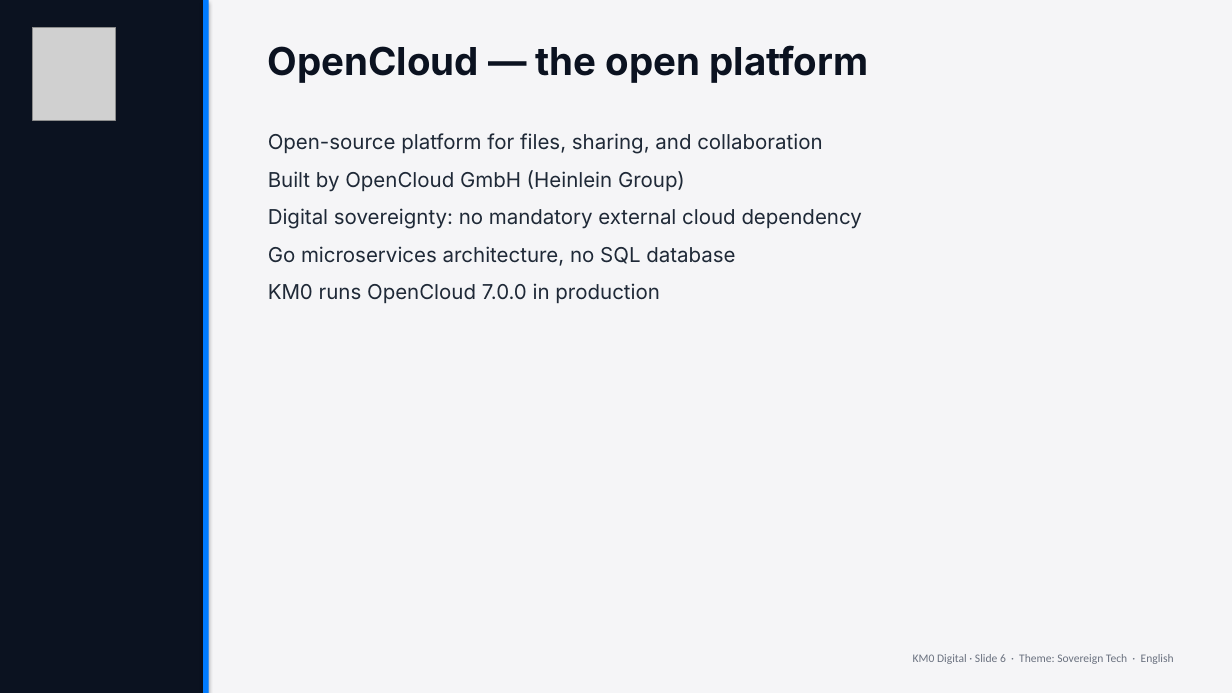
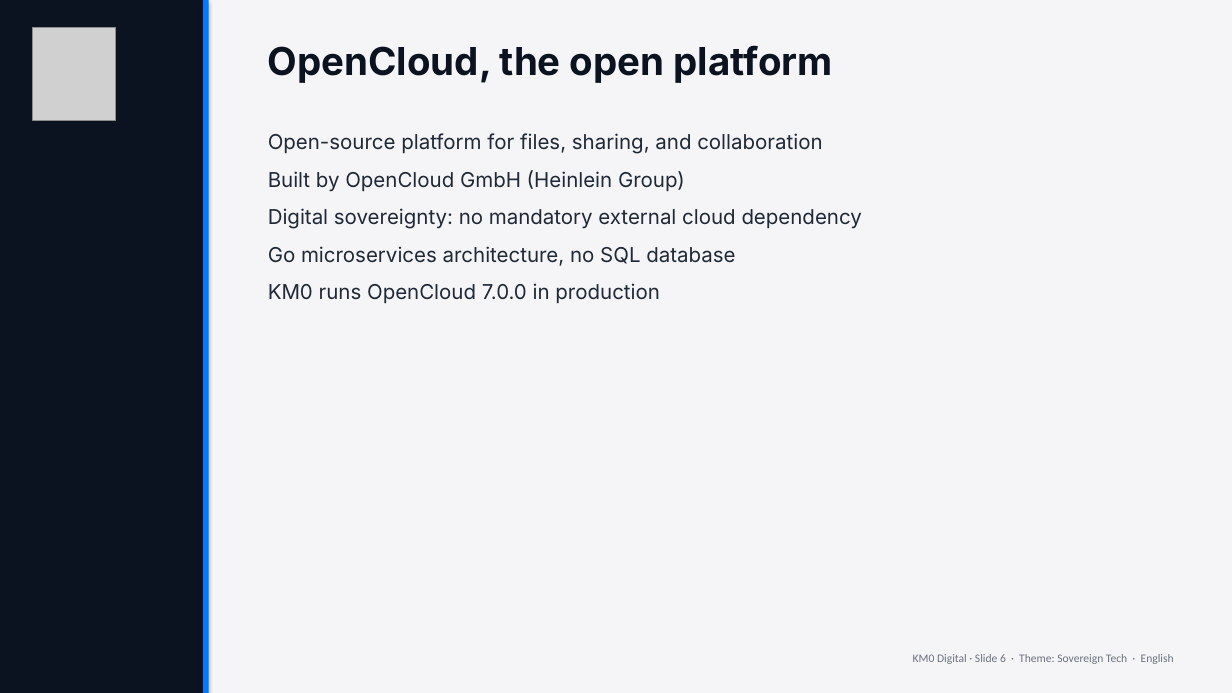
Before and after one commit to AMVARA-CONSULTING/km0-web, a slide deck: slide 6 of presentations/KM0-Sovereign-Tech-EN.pptx. Drawn at 1232x693 pixels with LibreOffice and Linux fonts; fonts in the diff are those of the drawing; grey boxes stand for pictures. Boxes give left, top, right and bottom in pixels: in the first picture for what was removed or moved away, otherwise in the second. Text is boxed around its words. In the diff, an @@ line names an element or a change of style, - is before the commit and + after.

```diff
--- a/presentations/KM0-Sovereign-Tech-EN.pptx
+++ b/presentations/KM0-Sovereign-Tech-EN.pptx
@@ text at [268, 45, 833, 83]: text changed @@
-OpenCloud — the open platform
+OpenCloud, the open platform
```
Also in this commit, not shown: 5 other slides changed, 41 other files.
